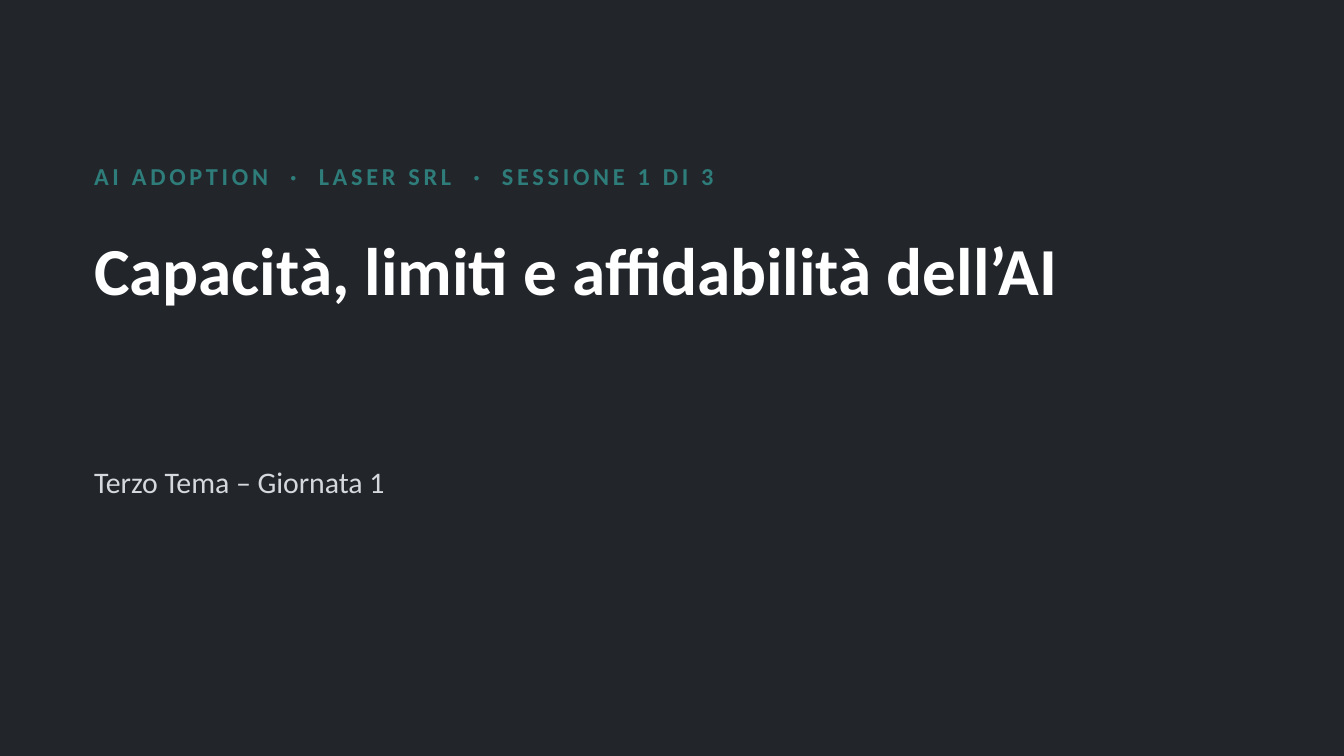
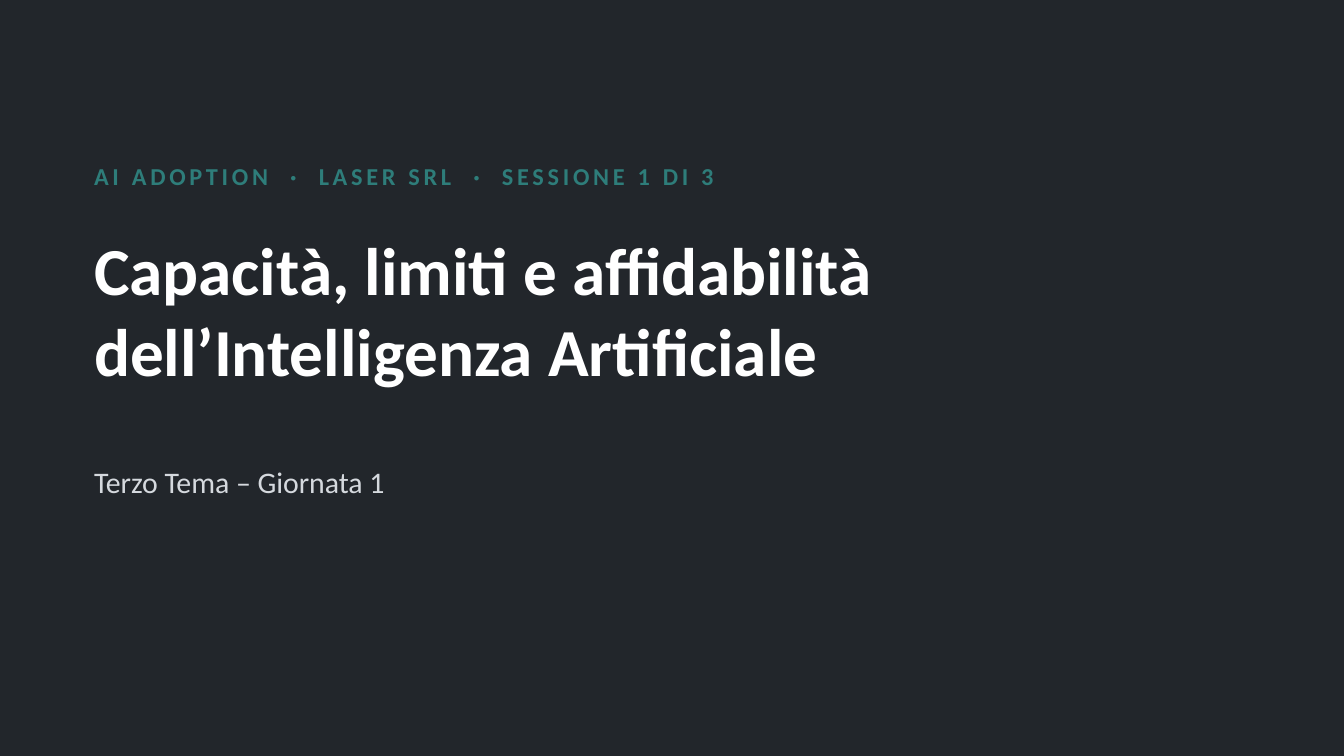
Before and after one commit to NetAi-IT/Formazione-AI-Literacy-Official, a slide deck: slide 61 of Formazioni/2026-10_LaserSrl_AI_Adoption/slide/Sessione1_slide_nuove_Laser.pptx (slide 9 before the commit). Drawn at 1344x756 pixels with LibreOffice and Linux fonts; fonts in the diff are those of the drawing. Boxes give left, top, right and bottom in pixels: in the first picture for what was removed or moved away, otherwise in the second. Text is boxed around its words. In the diff, an @@ line names an element or a change of style, - is before the commit and + after.

```diff
--- a/Formazioni/2026-10_LaserSrl_AI_Adoption/slide/Sessione1_slide_nuove_Laser.pptx
+++ b/Formazioni/2026-10_LaserSrl_AI_Adoption/slide/Sessione1_slide_nuove_Laser.pptx
@@ title at (94, 247, 871, 388): text changed @@
-Capacità, limiti e affidabilità dell’AI
+Capacità, limiti e affidabilità dell’Intelligenza Artificiale
```
Also in this commit, not shown: 81 slides added, 7 other files.
